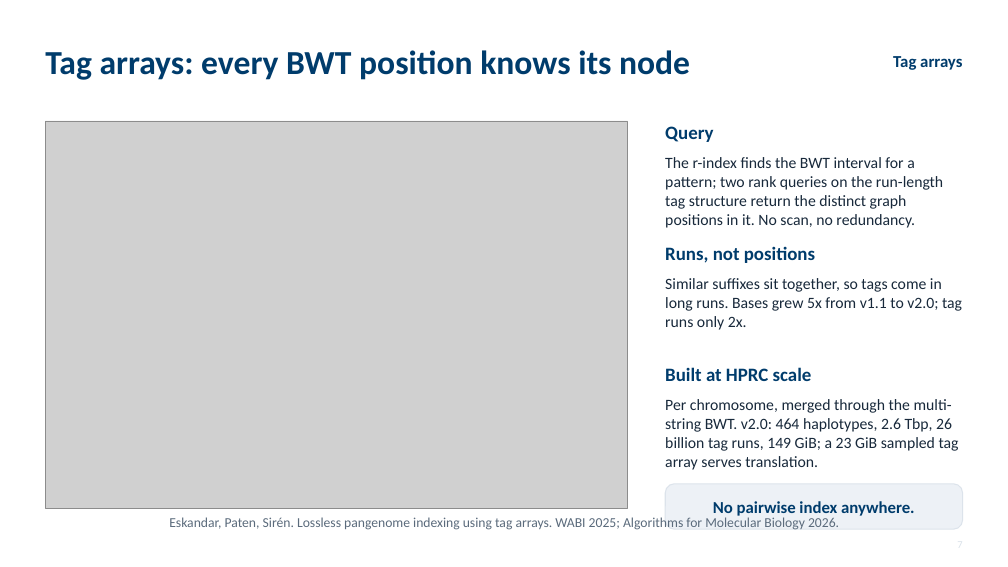
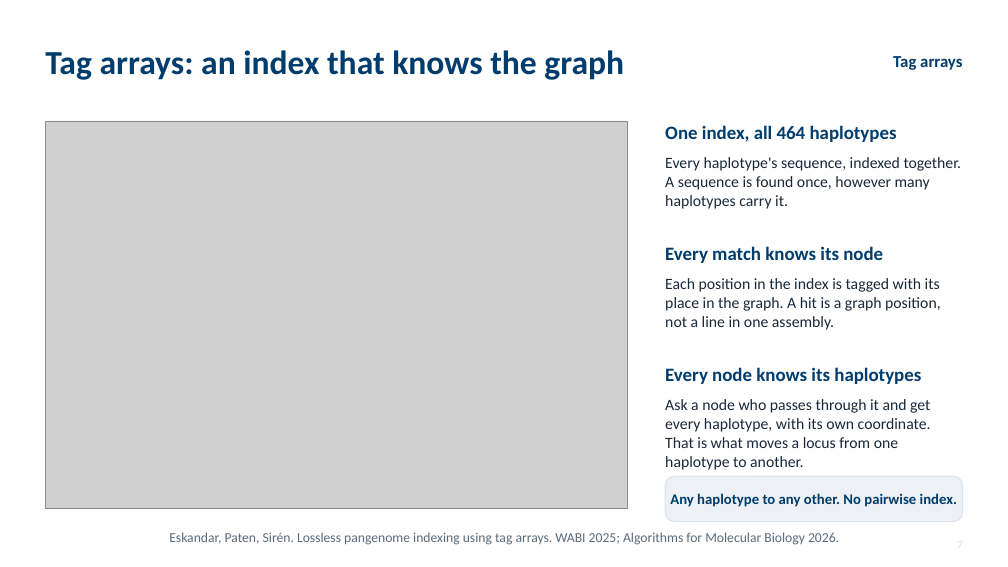
Before and after one commit to parsaeskandar/hprc_2026_poster, a slide deck: slide 7 of talk/HPRC2026_talk.pptx. Drawn at 1008x567 pixels with LibreOffice and Linux fonts; fonts in the diff are those of the drawing; grey boxes stand for pictures. Boxes give left, top, right and bottom in pixels: in the first picture for what was removed or moved away, otherwise in the second. Text is boxed around its words. In the diff, an @@ line names an element or a change of style, - is before the commit and + after.

Commit message:
Talk: tag-array slide reduced to three points tied to the tools

```diff
--- a/talk/HPRC2026_talk.pptx
+++ b/talk/HPRC2026_talk.pptx
@@ text at (45,50,624,80): text changed @@
-Tag arrays: every BWT position knows its node
+Tag arrays: an index that knows the graph
@@ text at (665,125,897,142): text changed @@
-Query
+One index, all 464 haplotypes
@@ text at (665,157,962,209): text changed @@
-The r-index finds the BWT interval for a pattern; two rank queries on the run-length tag structure return the distinct graph positions in it. No scan, no redundancy.
+Every haplotype's sequence, indexed together. A sequence is found once, however many haplotypes carry it.
@@ text at (665,246,883,263): text changed @@
-Runs, not positions
+Every match knows its node
@@ text at (665,278,941,330): text changed @@
-Similar suffixes sit together, so tags come in long runs. Bases grew 5x from v1.1 to v2.0; tag runs only 2x.
+Each position in the index is tagged with its place in the graph. A hit is a graph position, not a line in one assembly.
@@ text at (665,367,921,384): text changed @@
-Built at HPRC scale
+Every node knows its haplotypes
@@ text at (665,399,931,470): text changed @@
-Per chromosome, merged through the multi-string BWT. v2.0: 464 haplotypes, 2.6 Tbp, 26 billion tag runs, 149 GiB; a 23 GiB sampled tag array serves translation.
+Ask a node who passes through it and get every haplotype, with its own coordinate. That is what moves a locus from one haplotype to another.
@@ rounded rectangle: place and size @@
-rounded rectangle at (665,484,963,529)
+rounded rectangle at (665,476,963,522)
@@ text at (670,493,957,507): text changed; size 16 to 14 pt @@
-No pairwise index anywhere.
+Any haplotype to any other. No pairwise index.
@@ text "Eskandar, Paten, Sirén. Lossless pangenome ...": place and size @@
-text "Eskandar, Paten, Sirén. Lossless pangenome ..." at (169,517,839,530)
+text "Eskandar, Paten, Sirén. Lossless pangenome ..." at (169,532,839,545)
```
Also in this commit, not shown: 2 other files.
